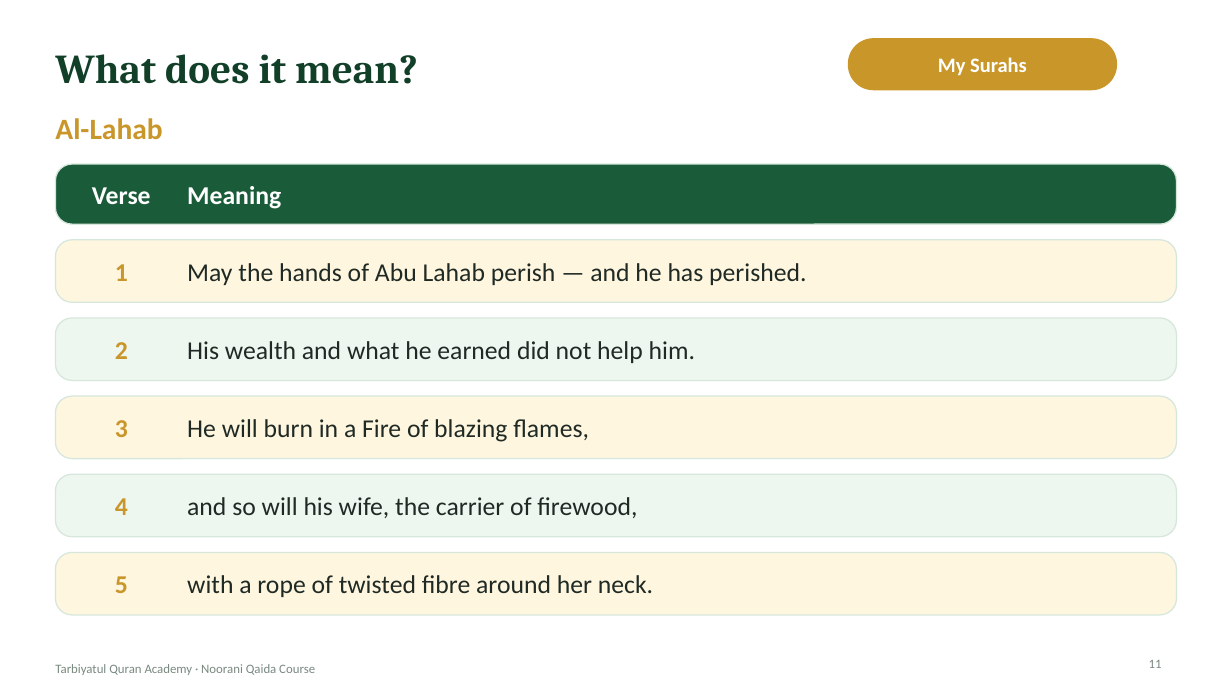
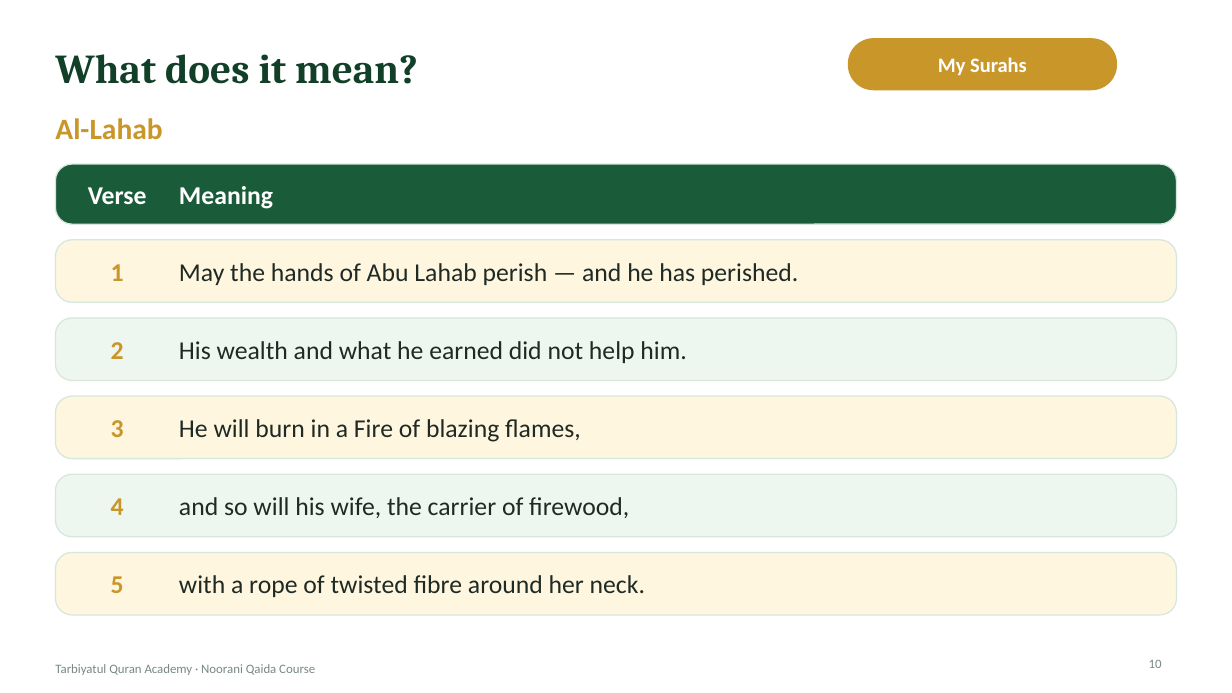
Before and after one commit to ibnhosain/TQA-Management-System, a slide deck: slide 10 of backend/core/deck_seed/noorani-qaida-lecture-03.pptx (slide 11 before the commit). Drawn at 1232x693 pixels with LibreOffice and Linux fonts; fonts in the diff are those of the drawing; background and template pictures are left out. Boxes give left, top, right and bottom in pixels: in the first picture for what was removed or moved away, otherwise in the second. Text is boxed around its words. In the diff, an @@ line names an element or a change of style, - is before the commit and + after.

```diff
--- a/backend/core/deck_seed/noorani-qaida-lecture-03.pptx
+++ b/backend/core/deck_seed/noorani-qaida-lecture-03.pptx
@@ text "Verse": place and size @@
-text "Verse" at bbox=[92, 187, 151, 204]
+text "Verse" at bbox=[88, 187, 147, 204]
@@ text "Meaning": place and size @@
-text "Meaning" at bbox=[187, 186, 281, 209]
+text "Meaning" at bbox=[179, 186, 273, 209]
@@ text "1": place and size @@
-text "1" at bbox=[115, 264, 128, 281]
+text "1" at bbox=[111, 264, 124, 281]
@@ text "May the hands of Abu ...": place and size @@
-text "May the hands of Abu ..." at bbox=[187, 263, 806, 285]
+text "May the hands of Abu ..." at bbox=[179, 263, 798, 285]
@@ text "2": place and size @@
-text "2" at bbox=[115, 342, 128, 359]
+text "2" at bbox=[111, 342, 124, 359]
@@ text "His wealth and what he ...": place and size @@
-text "His wealth and what he ..." at bbox=[187, 341, 695, 363]
+text "His wealth and what he ..." at bbox=[179, 341, 686, 363]
@@ text "3": place and size @@
-text "3" at bbox=[115, 420, 128, 437]
+text "3" at bbox=[111, 420, 124, 437]
@@ text "He will burn in a ...": place and size @@
-text "He will burn in a ..." at bbox=[187, 419, 589, 442]
+text "He will burn in a ..." at bbox=[179, 419, 581, 442]
@@ text "4": place and size @@
-text "4" at bbox=[115, 498, 128, 515]
+text "4" at bbox=[111, 498, 124, 515]
@@ text "and so will his wife, ...": place and size @@
-text "and so will his wife, ..." at bbox=[187, 497, 637, 518]
+text "and so will his wife, ..." at bbox=[179, 497, 629, 518]
@@ text "5": place and size @@
-text "5" at bbox=[115, 576, 128, 593]
+text "5" at bbox=[111, 576, 124, 593]
@@ text "with a rope of twisted ...": place and size @@
-text "with a rope of twisted ..." at bbox=[187, 575, 653, 597]
+text "with a rope of twisted ..." at bbox=[179, 575, 645, 597]
@@ page number at bbox=[1149, 660, 1162, 668]: text changed @@
-11
+10
```
Also in this commit, not shown: 12 other slides changed, 1 slide removed, 21 other files.
